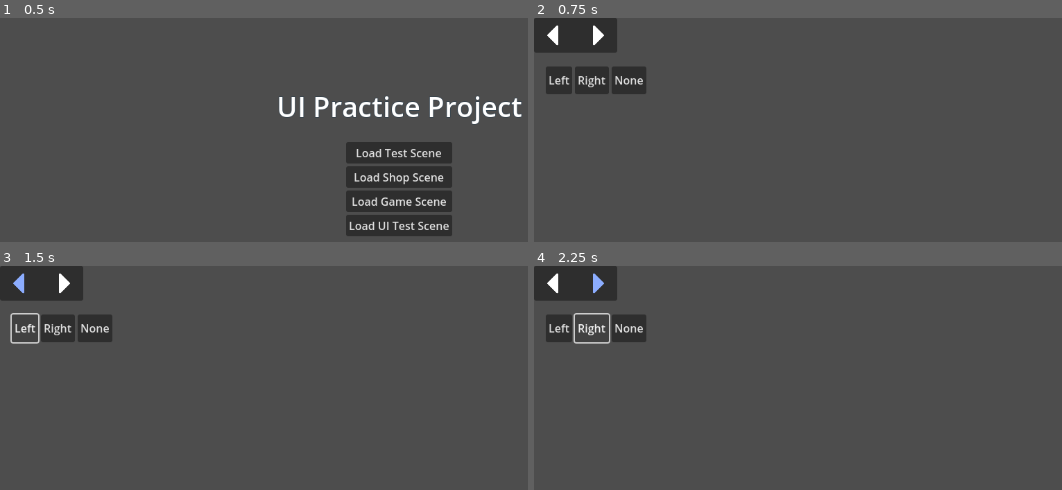
Above: before the commit, frames 1-4 (two rows, left to right).
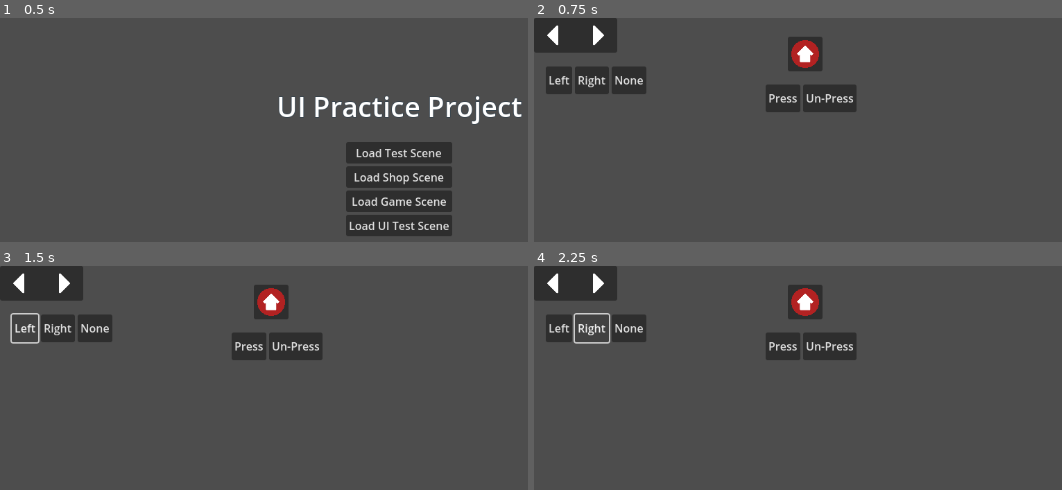
Above: after the commit, the same moments.

Repository: DSurguy/spring-2024-2d-jam
Game: Godot game, scene res://scenes/MainScene/MainScene.tscn
Same seed, same stepped clock (60 frames per second), same inputs: the game is played once before the commit and once after it.
Inputs:
- Up to frame 1 (0.5 s): no input
- Up to frame 2 (0.75 s): click "Load UI Test Scene" at 0.5 s
- Up to frame 3 (1.5 s): click "Left" at 1.25 s
- Up to frame 4 (2.25 s): click "Right" at 2 s

Frame 1 is identical in both runs. In frame 2, 2.9% of the frame differs, in the area x 43-61%, y 8-42%; in frame 3, 3.0%; in frame 4, 3.0%, in the area x 11-61%, y 3-42%.
Error after the commit: Attempt to call function 'set_status' in base 'null instance' on a null instance. (res://scenes/UI/UITestScene.gd:4)

Commit message:
Rename HelmUI class, implement AscendUI

Diff:
--- /dev/null
+++ b/scenes/UI/Stations/Ascend/AscendButton.gd
@@ -0,0 +1,6 @@
+extends Control
+
+@export var color: Color = Color.FIREBRICK
+
+func _draw():
+	draw_circle(Vector2(0,0), 20.0, color)
--- /dev/null
+++ b/scenes/UI/Stations/Ascend/AscendUI.gd
@@ -0,0 +1,24 @@
+class_name AscendUI extends Control
+
+@onready var button_node: Control = $Panel/VBoxContainer/HBoxContainer/Node2D
+@onready var home_icon: TextureRect = $Panel/VBoxContainer/HBoxContainer/Node2D/TextureRect
+
+@export var status: BUTTON_STATUS = BUTTON_STATUS.NOT_PRESSED
+enum BUTTON_STATUS { NOT_PRESSED, PRESSED }
+signal status_changed
+
+func _ready():
+	_on_status_changed()
+
+func set_status(next_status: BUTTON_STATUS):
+	status = next_status
+	emit_signal("status_changed")
+
+func _on_status_changed():
+	if status == BUTTON_STATUS.NOT_PRESSED:
+		button_node.color = Color.FIREBRICK
+		home_icon.modulate = Color.WHITE
+	else:
+		button_node.color = Color.DARK_RED
+		home_icon.modulate = Color.WEB_GRAY
+	button_node.queue_redraw()
--- /dev/null
+++ b/scenes/UI/Stations/Ascend/AscendUI.tscn
@@ -0,0 +1,59 @@
+[gd_scene load_steps=4 format=3 uid="uid://d3g07ric82rh7"]
+
+[ext_resource type="Script" path="res://scenes/UI/Stations/Ascend/AscendUI.gd" id="1_krtpo"]
+[ext_resource type="Texture2D" uid="uid://dwdyiqstk6koo" path="res://assets/icons/Home@2x.png" id="2_8xwqa"]
+[ext_resource type="Script" path="res://scenes/UI/Stations/Ascend/AscendButton.gd" id="3_82q1k"]
+
+[node name="AscendUI" type="Control"]
+layout_mode = 3
+anchors_preset = 0
+offset_right = 50.0
+offset_bottom = 50.0
+script = ExtResource("1_krtpo")
+
+[node name="Panel" type="Panel" parent="."]
+layout_mode = 1
+anchors_preset = 15
+anchor_right = 1.0
+anchor_bottom = 1.0
+grow_horizontal = 2
+grow_vertical = 2
+
+[node name="VBoxContainer" type="VBoxContainer" parent="Panel"]
+layout_mode = 1
+anchors_preset = 14
+anchor_top = 0.5
+anchor_right = 1.0
+anchor_bottom = 0.5
+offset_top = -20.0
+offset_bottom = 20.0
+grow_horizontal = 2
+grow_vertical = 2
+alignment = 1
+
+[node name="HBoxContainer" type="HBoxContainer" parent="Panel/VBoxContainer"]
+layout_mode = 2
+alignment = 1
+
+[node name="Node2D" type="Control" parent="Panel/VBoxContainer/HBoxContainer"]
+layout_mode = 2
+script = ExtResource("3_82q1k")
+
+[node name="TextureRect" type="TextureRect" parent="Panel/VBoxContainer/HBoxContainer/Node2D"]
+custom_minimum_size = Vector2(24, 24)
+layout_mode = 1
+anchors_preset = 8
+anchor_left = 0.5
+anchor_top = 0.5
+anchor_right = 0.5
+anchor_bottom = 0.5
+offset_left = -12.0
+offset_top = -12.0
+offset_right = 12.0
+offset_bottom = 12.0
+grow_horizontal = 2
+grow_vertical = 2
+texture = ExtResource("2_8xwqa")
+expand_mode = 1
+
+[connection signal="status_changed" from="." to="." method="_on_status_changed"]
--- a/scenes/UI/Helm/HelmUI.gd
+++ b/scenes/UI/Stations/Helm/HelmUI.gd
@@ -1,4 +1,4 @@
-class_name HelmUiPanel extends Control
+class_name HelmUI extends Control
 
 @onready var LeftArrow = $Panel/VBoxContainer/GridContainer/HBoxContainer/LeftArrowTexture
 @onready var RightArrow = $Panel/VBoxContainer/GridContainer/HBoxContainer2/RightArrowTexture
@@ -7,6 +7,9 @@
 @export var status: HELM_STATUS = HELM_STATUS.NONE
 var active_color = Color(0.55, 0.68, 1)
 signal status_changed
+
+func _ready():
+	_on_status_changed()
 
 func set_status(next_status: HELM_STATUS):
 	status = next_status
--- a/scenes/UI/Helm/HelmUI.tscn
+++ b/scenes/UI/Stations/Helm/HelmUI.tscn
@@ -1,6 +1,6 @@
 [gd_scene load_steps=4 format=3 uid="uid://30roy3p4ivnh"]
 
-[ext_resource type="Script" path="res://scenes/UI/Helm/HelmUI.gd" id="1_26f2r"]
+[ext_resource type="Script" path="res://scenes/UI/Stations/Helm/HelmUI.gd" id="1_26f2r"]
 [ext_resource type="Texture2D" uid="uid://bqeoi0u02wwv1" path="res://assets/icons/SolidArrow-Left@2x.png" id="1_muxt7"]
 [ext_resource type="Texture2D" uid="uid://bej3x1oxsw4p" path="res://assets/icons/SolidArrow-Right@2x.png" id="2_r4r4l"]
 
--- a/scenes/UI/UITestScene.gd
+++ b/scenes/UI/UITestScene.gd
@@ -1,15 +1,19 @@
 extends LoadableScene
 
 func _on_button_pressed():
-	$CanvasLayer/Helm.set_status(HelmUiPanel.HELM_STATUS.LEFT)
+	$CanvasLayer/Helm.set_status(HelmUI.HELM_STATUS.LEFT)
 	pass # Replace with function body.
 
-
 func _on_button_2_pressed():
-	$CanvasLayer/Helm.set_status(HelmUiPanel.HELM_STATUS.RIGHT)
+	$CanvasLayer/Helm.set_status(HelmUI.HELM_STATUS.RIGHT)
 	pass # Replace with function body.
 
+func _on_button_3_pressed():
+	$CanvasLayer/Helm.set_status(HelmUI.HELM_STATUS.NONE)
+	pass # Replace with function body.
 
-func _on_button_3_pressed():
-	$CanvasLayer/Helm.set_status(HelmUiPanel.HELM_STATUS.NONE)
-	pass # Replace with function body.
+func _on_press_ascend():
+	$CanvasLayer/AscendUI.set_status(AscendUI.BUTTON_STATUS.PRESSED)
+
+func _on_press_un_ascend():
+	$CanvasLayer/AscendUI.set_status(AscendUI.BUTTON_STATUS.NOT_PRESSED)
--- a/scenes/UI/UITestScene.tscn
+++ b/scenes/UI/UITestScene.tscn
@@ -1,33 +1,56 @@
-[gd_scene load_steps=3 format=3 uid="uid://n1ql8cl0dei5"]
+[gd_scene load_steps=4 format=3 uid="uid://n1ql8cl0dei5"]
 
-[ext_resource type="PackedScene" uid="uid://30roy3p4ivnh" path="res://scenes/UI/Helm/HelmUI.tscn" id="1_3y17d"]
+[ext_resource type="PackedScene" uid="uid://30roy3p4ivnh" path="res://scenes/UI/Stations/Helm/HelmUI.tscn" id="1_3y17d"]
 [ext_resource type="Script" path="res://scenes/UI/UITestScene.gd" id="1_hsqk2"]
+[ext_resource type="PackedScene" uid="uid://d3g07ric82rh7" path="res://scenes/UI/Stations/Ascend/AscendUI.tscn" id="3_qmkou"]
 
 [node name="UiTestScene" type="Node2D"]
 script = ExtResource("1_hsqk2")
 
 [node name="CanvasLayer" type="CanvasLayer" parent="."]
 
-[node name="Helm" parent="CanvasLayer" instance=ExtResource("1_3y17d")]
+[node name="HelmUI" parent="CanvasLayer" instance=ExtResource("1_3y17d")]
 
-[node name="Control" type="HBoxContainer" parent="CanvasLayer"]
+[node name="Helm Buttons" type="HBoxContainer" parent="CanvasLayer"]
 offset_left = 17.0
 offset_top = 70.0
 offset_right = 191.0
 offset_bottom = 110.0
 
-[node name="Button" type="Button" parent="CanvasLayer/Control"]
+[node name="Button" type="Button" parent="CanvasLayer/Helm Buttons"]
 layout_mode = 2
 text = "Left"
 
-[node name="Button2" type="Button" parent="CanvasLayer/Control"]
+[node name="Button2" type="Button" parent="CanvasLayer/Helm Buttons"]
 layout_mode = 2
 text = "Right"
 
-[node name="Button3" type="Button" parent="CanvasLayer/Control"]
+[node name="Button3" type="Button" parent="CanvasLayer/Helm Buttons"]
 layout_mode = 2
 text = "None"
 
-[connection signal="pressed" from="CanvasLayer/Control/Button" to="." method="_on_button_pressed"]
-[connection signal="pressed" from="CanvasLayer/Control/Button2" to="." method="_on_button_2_pressed"]
-[connection signal="pressed" from="CanvasLayer/Control/Button3" to="." method="_on_button_3_pressed"]
+[node name="AscendUI" parent="CanvasLayer" instance=ExtResource("3_qmkou")]
+offset_left = 366.0
+offset_top = 27.0
+offset_right = 416.0
+offset_bottom = 77.0
+
+[node name="HBoxContainer" type="HBoxContainer" parent="CanvasLayer"]
+offset_left = 334.0
+offset_top = 96.0
+offset_right = 465.0
+offset_bottom = 136.0
+
+[node name="Button" type="Button" parent="CanvasLayer/HBoxContainer"]
+layout_mode = 2
+text = "Press"
+
+[node name="Button2" type="Button" parent="CanvasLayer/HBoxContainer"]
+layout_mode = 2
+text = "Un-Press"
+
+[connection signal="pressed" from="CanvasLayer/Helm Buttons/Button" to="." method="_on_button_pressed"]
+[connection signal="pressed" from="CanvasLayer/Helm Buttons/Button2" to="." method="_on_button_2_pressed"]
+[connection signal="pressed" from="CanvasLayer/Helm Buttons/Button3" to="." method="_on_button_3_pressed"]
+[connection signal="pressed" from="CanvasLayer/HBoxContainer/Button" to="." method="_on_press_ascend"]
+[connection signal="pressed" from="CanvasLayer/HBoxContainer/Button2" to="." method="_on_press_un_ascend"]
Binary file added: assets/icons/Home@2x.png
Not shown, added: assets/icons/Home@2x.png.import
